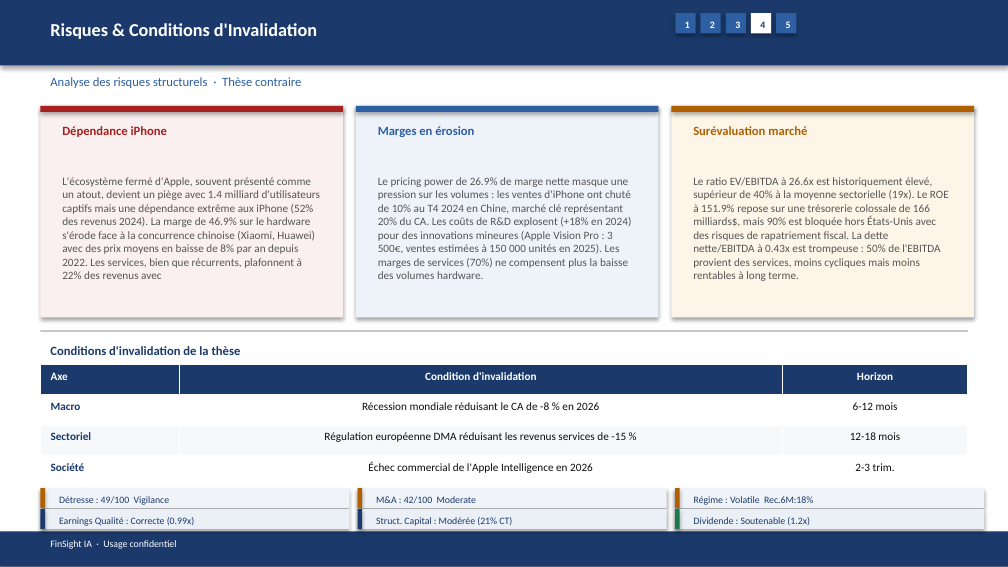
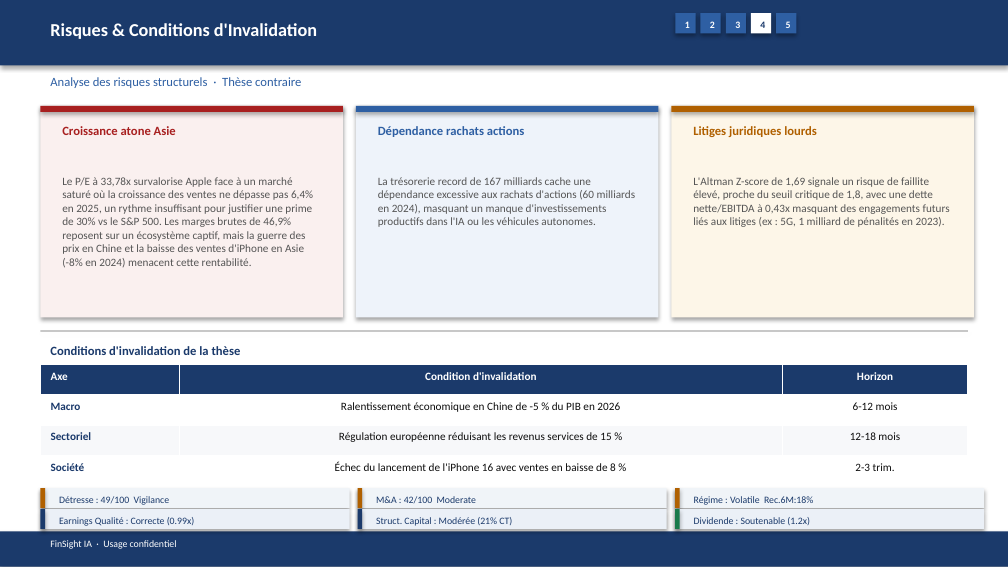
Before and after one commit to baptistejeh07-art/finsight-ia, a slide deck: slide 19 of preview/AAPL/AAPL_pitchbook.pptx. Drawn at 1008x567 pixels with LibreOffice and Linux fonts; fonts in the diff are those of the drawing. Boxes give left, top, right and bottom in pixels: in the first picture for what was removed or moved away, otherwise in the second. Text is boxed around its words. In the diff, an @@ line names an element or a change of style, - is before the commit and + after.

```diff
--- a/preview/AAPL/AAPL_pitchbook.pptx
+++ b/preview/AAPL/AAPL_pitchbook.pptx
@@ text at (62,126,176,135): text changed @@
-Dépendance iPhone
+Croissance atone Asie
@@ text at (378,126,524,137): text changed @@
-Marges en érosion
+Dépendance rachats actions
@@ text at (693,126,817,137): text changed @@
-Surévaluation marché
+Litiges juridiques lourds
@@ text at (62,177,313,268): text changed @@
-L'écosystème fermé d'Apple, souvent présenté comme un atout, devient un piège avec 1.4 milliard d'utilisateurs captifs mais une dépendance extrême aux iPhone (52% des revenus 2024). La marge de 46.9% sur le hardware s'érode face à la concurrence chinoise (Xiaomi, Huawei) avec des prix moyens en baisse de 8% par an depuis 2022. Les services, bien que récurrents, plafonnent à 22% des revenus avec
+Le P/E à 33,78x survalorise Apple face à un marché saturé où la croissance des ventes ne dépasse pas 6,4% en 2025, un rythme insuffisant pour justifier une prime de 30% vs le S&P 500. Les marges brutes de 46,9% reposent sur un écosystème captif, mais la guerre des prix en Chine et la baisse des ventes d'iPhone en Asie (-8% en 2024) menacent cette rentabilité.
@@ text at (378,177,636,227): text changed @@
-Le pricing power de 26.9% de marge nette masque une pression sur les volumes : les ventes d'iPhone ont chuté de 10% au T4 2024 en Chine, marché clé représentant 20% du CA. Les coûts de R&D explosent (+18% en 2024) pour des innovations mineures (Apple Vision Pro : 3 500€, ventes estimées à 150 000 unités en 2025). Les marges de services (70%) ne compensent plus la baisse des volumes hardware.
+La trésorerie record de 167 milliards cache une dépendance excessive aux rachats d'actions (60 milliards en 2024), masquant un manque d'investissements productifs dans l'IA ou les véhicules autonomes.
@@ text at (693,177,950,227): text changed @@
-Le ratio EV/EBITDA à 26.6x est historiquement élevé, supérieur de 40% à la moyenne sectorielle (19x). Le ROE à 151.9% repose sur une trésorerie colossale de 166 milliards$, mais 90% est bloquée hors États-Unis avec des risques de rapatriement fiscal. La dette nette/EBITDA à 0.43x est trompeuse : 50% de l'EBITDA provient des services, moins cycliques mais moins rentables à long terme.
+L'Altman Z-score de 1,69 signale un risque de faillite élevé, proche du seuil critique de 1,8, avec une dette nette/EBITDA à 0,43x masquant des engagements futurs liés aux litiges (ex : 5G, 1 milliard de pénalités en 2023).
@@ table at (40,365,968,486) @@
-row 2, column 2: Récession mondiale réduisant le CA de -8 % en 2026
+row 2, column 2: Ralentissement économique en Chine de -5 % du PIB en 2026
-row 3, column 2: Régulation européenne DMA réduisant les revenus services de -15 %
+row 3, column 2: Régulation européenne réduisant les revenus services de 15 %
-row 4, column 2: Échec commercial de l'Apple Intelligence en 2026
+row 4, column 2: Échec du lancement de l'iPhone 16 avec ventes en baisse de 8 %
```
Also in this commit, not shown: 16 other slides changed, 4 other files.
